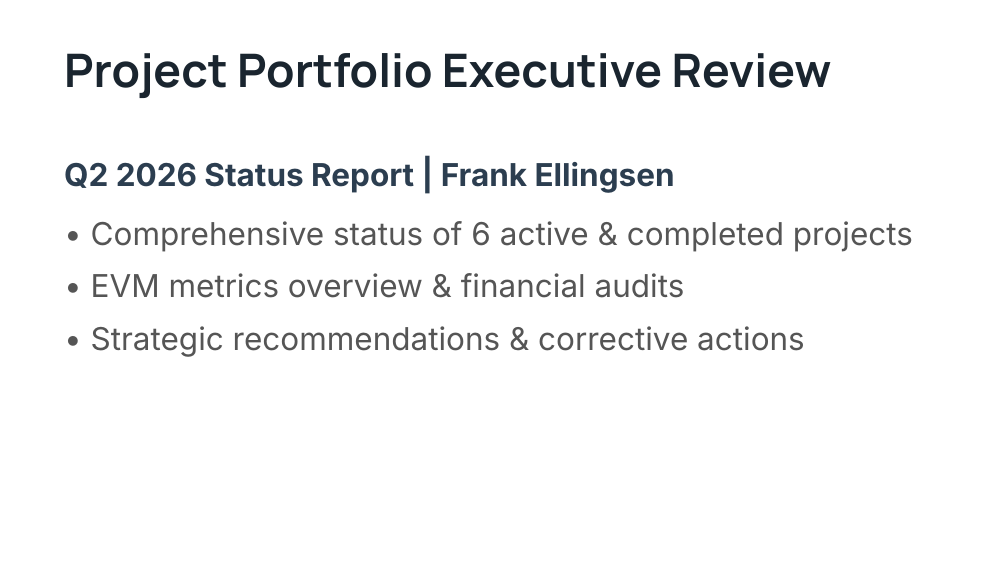
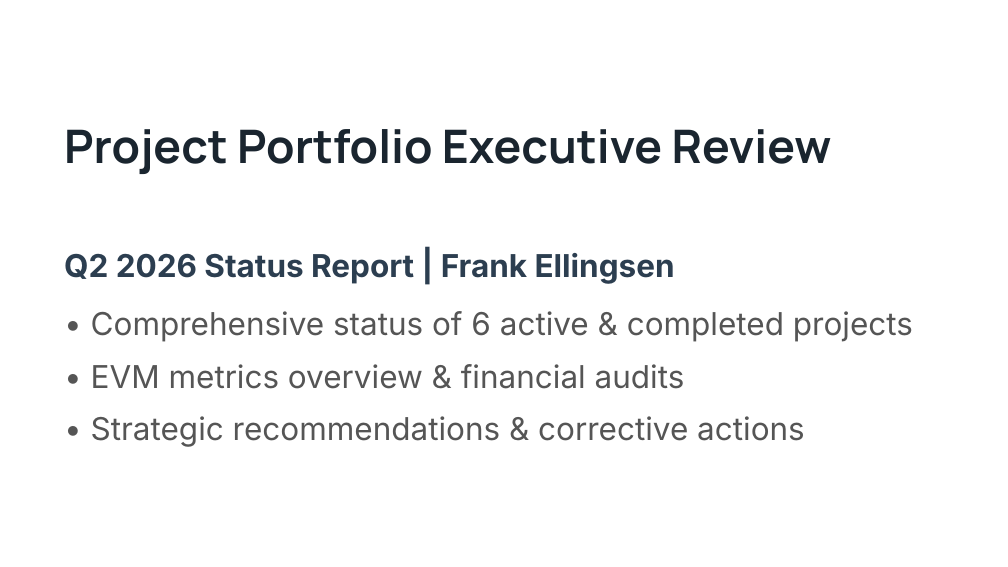
Before and after one commit to Frank-Ellingsen/Project-Mangagement, a slide deck: slide 1 of Data/Project_Portfolio_Review.pptx. Drawn at 1008x567 pixels with LibreOffice and Linux fonts; fonts in the diff are those of the drawing. Boxes give left, top, right and bottom in pixels: in the first picture for what was removed or moved away, otherwise in the second. Text is boxed around its words. In the diff, an @@ line names an element or a change of style, - is before the commit and + after.

```diff
--- a/Data/Project_Portfolio_Review.pptx
+++ b/Data/Project_Portfolio_Review.pptx
@@ text "Project Portfolio Executive Review": place and size @@
-text "Project Portfolio Executive Review" at bbox=[64, 53, 832, 98]
+text "Project Portfolio Executive Review" at bbox=[64, 129, 832, 174]
@@ text "Q2 2026 Status Report | ...": place and size @@
-text "Q2 2026 Status Report | ..." at bbox=[64, 162, 913, 357]
+text "Q2 2026 Status Report | ..." at bbox=[64, 253, 913, 447]
```
Also in this commit, not shown: 6 other slides changed, 1 slide added, 1 other file.
